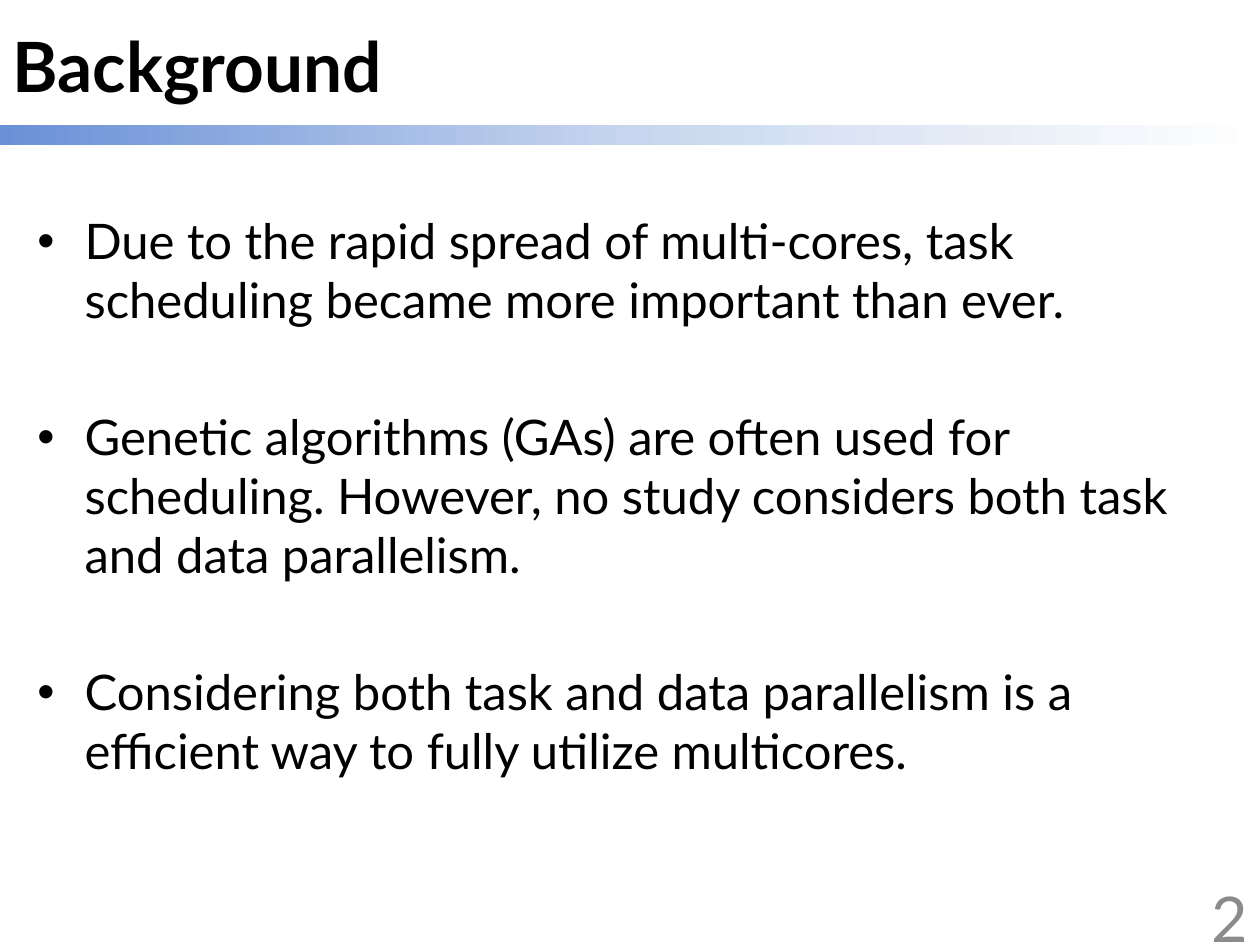
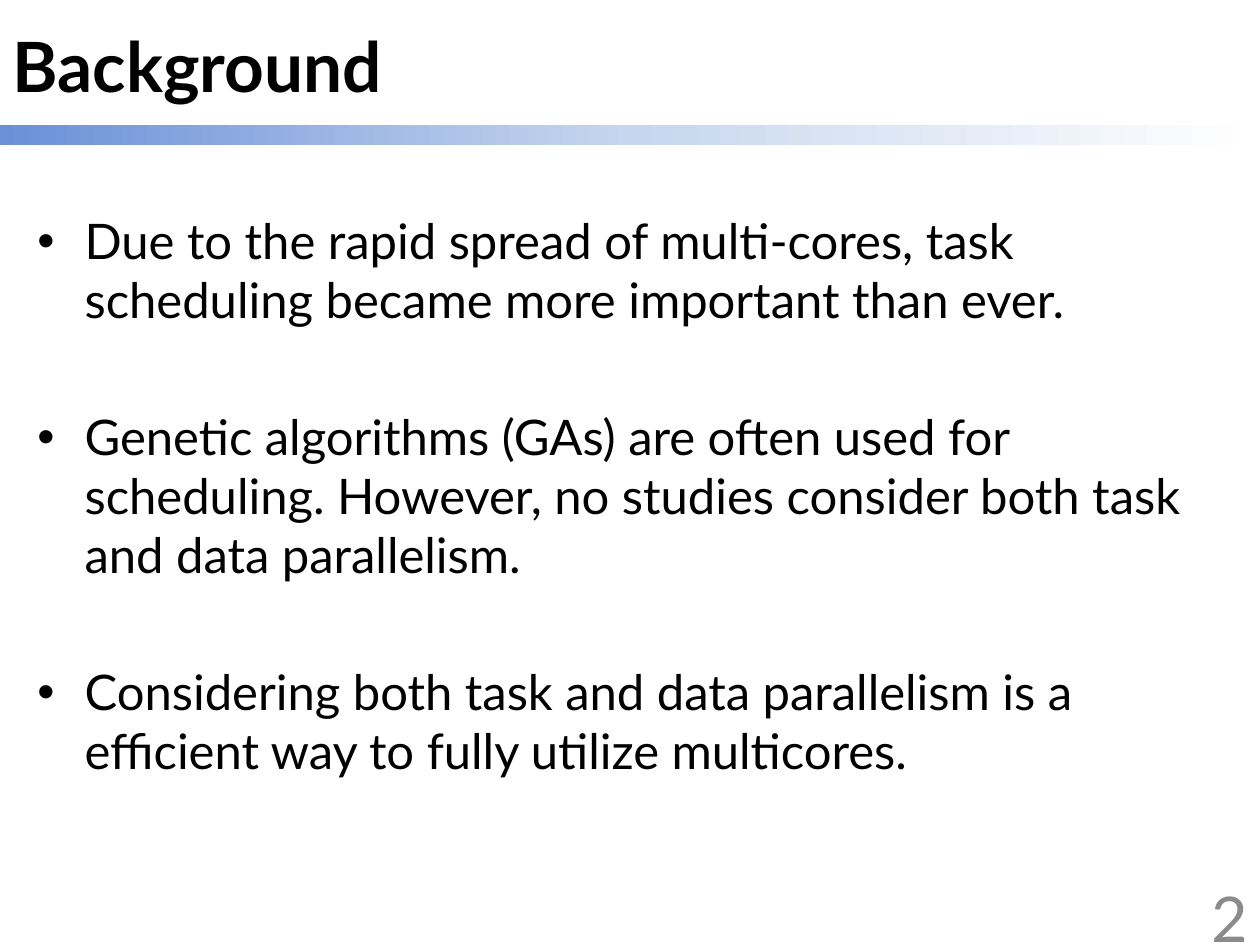
Before and after one commit to scomup/Genetic_Scheduler, a slide deck: slide 2 of ppt.pptx. Drawn at 1260x945 pixels with LibreOffice and Linux fonts; fonts in the diff are those of the drawing. Boxes give left, top, right and bottom in pixels: in the first picture for what was removed or moved away, otherwise in the second. Text is boxed around its words. In the diff, an @@ line names an element or a change of style, - is before the commit and + after.

```diff
--- a/ppt.pptx
+++ b/ppt.pptx
@@ text at <box>85,417,1180,582</box>: text changed @@
-• Genetic algorithms (GAs) are often used for scheduling. However, no study considers both task and data parallelism.
+• Genetic algorithms (GAs) are often used for scheduling. However, no studies consider both task and data parallelism.
```
Also in this commit, not shown: 5 other slides changed.
